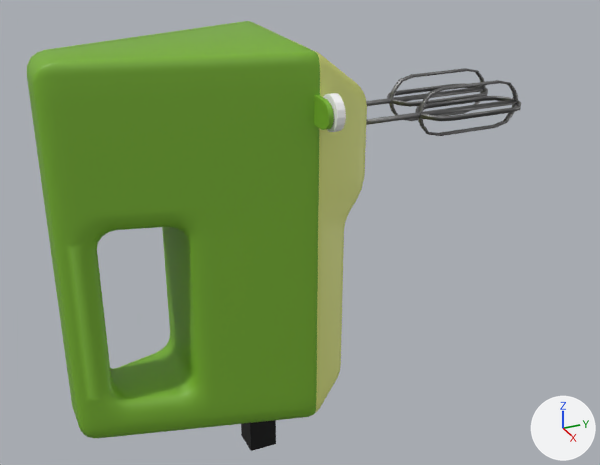
Renders of the Blender file clientside/models/mixer/mixer.blend from each side of a commit.
The view is the same before and after, from a 50 mm camera at (7.56, -2.69, 3.79) aimed at (-0.1, 0.75, -0.04). Lighting does not change. The marker at lower right points along +X, +Y and +Z.
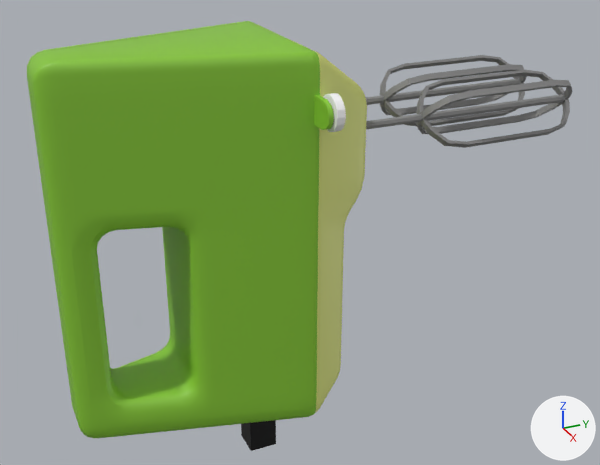
The newer file is also rescaled (x0.772), turned or shifted as a whole; pictures and numbers use the older file's frame.

Changed parts and their boxes [x1, y1, x2, y2] in the pictures (600 x 465 px; the box of a moved part takes in the faces that stretch with it):
'Cube.005', recoloured, surface changed, reshaped (11% wider): before [27, 21, 521, 451]; after [27, 21, 573, 451]
part 1 of me_cube_006, moved or reshaped: before [420, 100, 521, 121]; after [420, 99, 570, 148]
part 2 of me_cube_006, moved or reshaped: before [416, 96, 513, 113]; after [417, 70, 564, 114]
part 3 of me_cube_006, moved or reshaped: before [366, 99, 516, 125]; after [366, 94, 565, 129]
part 4 of me_cube_006, moved or reshaped: before [387, 83, 481, 98]; after [380, 93, 509, 115]
part 5 of me_cube_006, moved or reshaped: before [391, 87, 488, 107]; after [383, 64, 527, 101]
part 6 of me_cube_006, moved or reshaped: before [366, 87, 483, 106]; after [365, 78, 521, 105]
part 7 of me_cube_006, moved or reshaped: before [389, 68, 518, 136]; after [380, 55, 573, 134]
part 8 of me_cube_006, shading changed: [244, 95, 336, 424] in both

Patch to the scene script:
```diff
--- a/clientside/models/mixer/mixer.blend.py
+++ b/clientside/models/mixer/mixer.blend.py
@@ mat_mixer_maincolor @@
 mat_mixer_maincolor = principled_material('mixer_maincolor')
-mat_mixer_maincolor.base_color = (0.195, 0.456, 0.0294)  # green #7ab430
+mat_mixer_maincolor.base_color = (0.25, 0.589, 0.0364)  # green #89ca36
@@ mat_steel @@
 mat_steel.base_color = (0.232, 0.232, 0.232)  # grey #848484
-mat_steel.metallic = 1.0
@@ me_cube_006 @@
 # used by ob_cube_005; location = (0.0, 0.0, 0.547); scale = (2.0, 2.0, 2.0)
-me_cube_006.from_pydata(...)  # 2120 vertices, 2140 faces; spans x -0.62..0.62, y -0.95..1.61, z -1.4..0.81
+me_cube_006.from_pydata(...)  # 2120 vertices, 2140 faces; spans x -0.62..0.62, y -0.95..1.91, z -1.4..0.81
+# me_cube_006 part 1: the loose piece of 66 vertices spanning x 0.15..0.28, y 0.97..1.61, z 0.35..0.37 is turned 45 degrees about the y axis through its middle and scaled by 1.51, then moved by (0.05, 0.14, -0.07)
+# me_cube_006 part 2: the loose piece of 66 vertices spanning x 0.02..0.15, y 0.97..1.61, z 0.35..0.37 is turned 45 degrees about the y axis through its middle and scaled by 1.51, then moved by (0.04, 0.14, 0.07)
+# me_cube_006 part 3: the loose piece of 16 vertices spanning x 0.14..0.17, y 0.48..1.6, z 0.35..0.38 is turned 45 degrees about the y axis through its middle and scaled by 1.51, then moved by (0.05, 0.01, 0.0)
+# me_cube_006 part 4: the loose piece of 66 vertices spanning x -0.28..-0.15, y 0.97..1.61, z 0.35..0.37 is turned -45 degrees about the y axis through its middle and scaled by 1.51, then moved by (-0.05, 0.14, -0.07)
+# me_cube_006 part 5: the loose piece of 66 vertices spanning x -0.15..-0.02, y 0.97..1.61, z 0.35..0.37 is turned -45 degrees about the y axis through its middle and scaled by 1.51, then moved by (-0.04, 0.14, 0.07)
+# me_cube_006 part 6: the loose piece of 16 vertices spanning x -0.17..-0.14, y 0.48..1.6, z 0.35..0.38 is turned -45 degrees about the y axis through its middle and scaled by 1.51, then moved by (-0.05, 0.01, 0.0)
+# me_cube_006 part 7: 2 vertices moved within x -0.16..0.16, y 0.98, z 0.33; 238 vertices removed from x -0.16..0.16, y 0.97..1.61, z 0.23..0.49; 238 vertices added at x -0.35..0.35, y 0.95..1.91, z 0.21..0.52
+# me_cube_006 part 8: 132 kept faces spanning x -0.62..0.62, y -0.07..0.3, z -1.4..0.65 are now shaded smooth
 me_cube_006.materials.append(mat_black)
```
